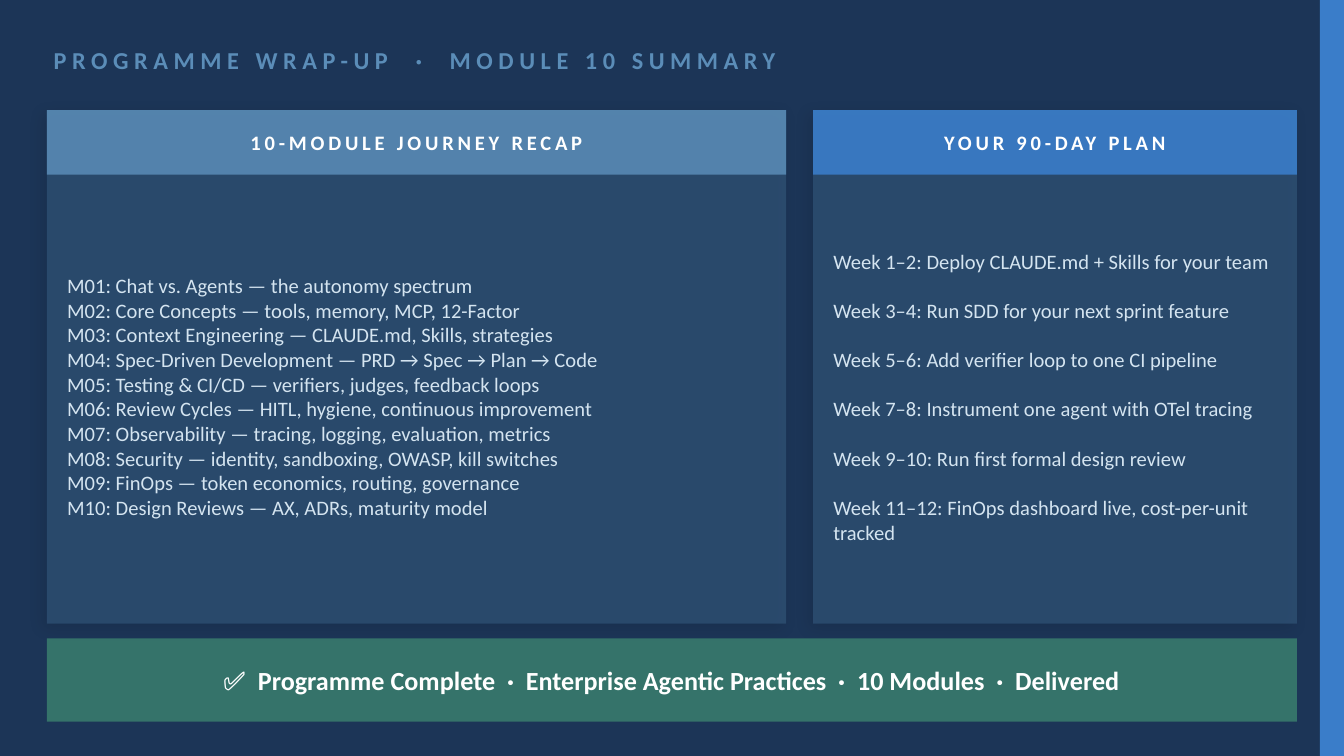
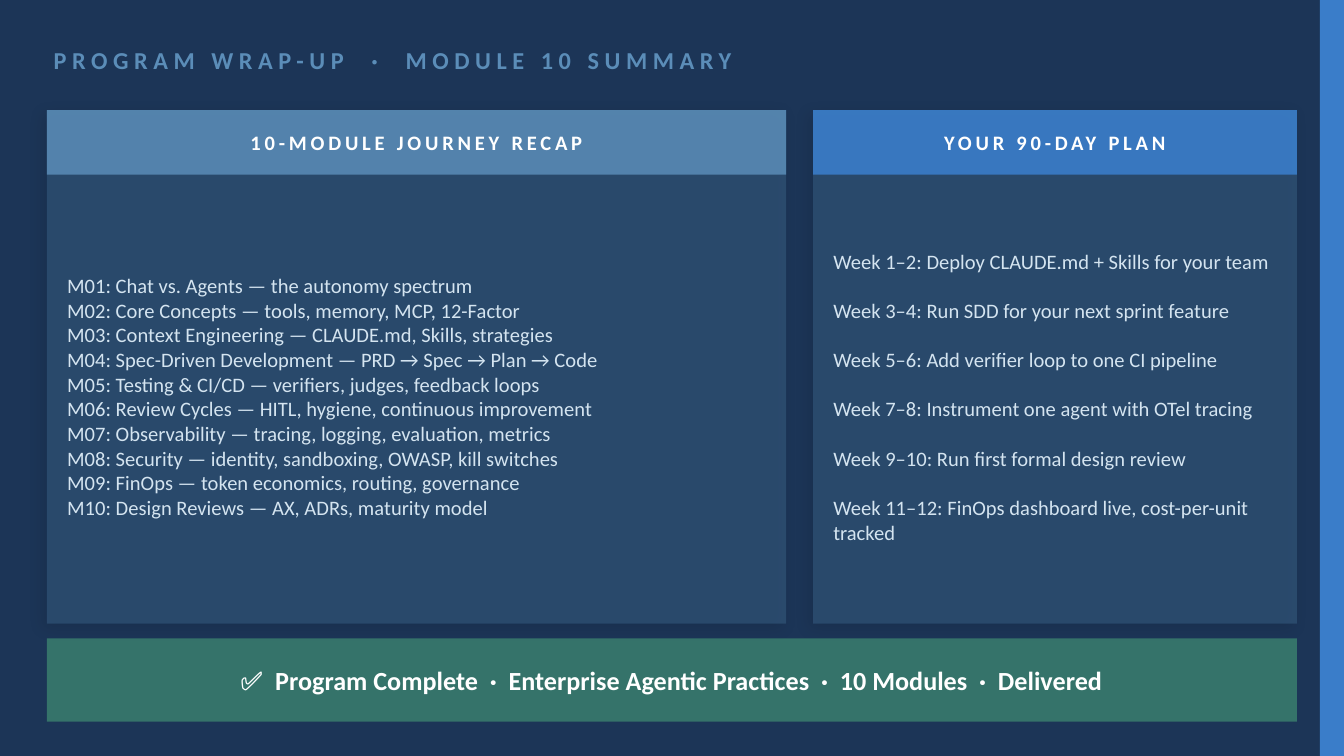
Before and after one commit to stainedhead/agentic-dev-training, a slide deck: slide 12 of slides/Module_10_Design_Reviews.pptx. Drawn at 1344x756 pixels with LibreOffice and Linux fonts; fonts in the diff are those of the drawing. Boxes give left, top, right and bottom in pixels: in the first picture for what was removed or moved away, otherwise in the second. Text is boxed around its words. In the diff, an @@ line names an element or a change of style, - is before the commit and + after.

```diff
--- a/slides/Module_10_Design_Reviews.pptx
+++ b/slides/Module_10_Design_Reviews.pptx
@@ text at (x1=54, y1=53, x2=732, y2=69): text changed @@
-PROGRAMME WRAP-UP · MODULE 10 SUMMARY
+PROGRAM WRAP-UP · MODULE 10 SUMMARY
@@ text at (x1=275, y1=671, x2=1102, y2=695): text changed @@
-✅ Programme Complete · Enterprise Agentic Practices · 10 Modules · Delivered
+✅ Program Complete · Enterprise Agentic Practices · 10 Modules · Delivered
```
Also in this commit, not shown: 3 other slides changed, 36 other files.
